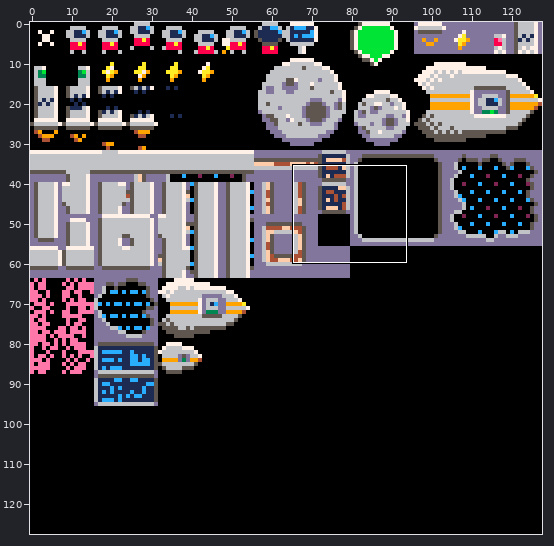
Edited in one commit: pixel-art file (res/moonshot.aseprite). Above, an overview of the earlier version with the close-up marked.
Close-up. Old version:
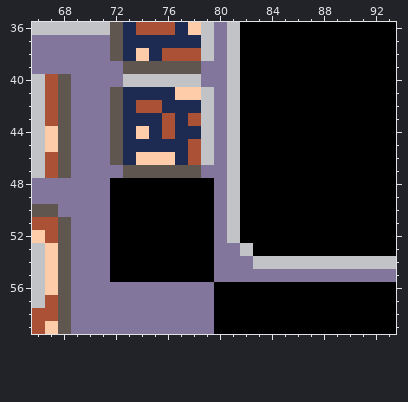
128x128 pixels, 1 frame. Shown: x 66..93, y 36..59. The commit also changed other parts of the picture, which this record leaves out.
New version:
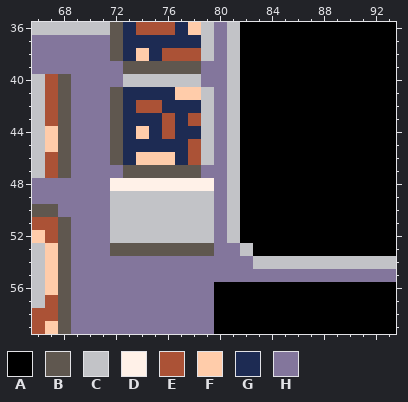
Palette (. is transparent): A #000000  B #5f574f  C #c2c3c7  D #fff1e8  E #ab5236  F #ffccaa  G #1d2b53  H #83769c
Change:
Layer "Layer 1":
y 48: x 72..79 AAAAAAAA -> DDDDDDDD
y 49..52: x 72..79 AAAAAAAA -> CCCCCCCC
y 53: x 72..79 AAAAAAAA -> BBBBBBBB
y 54..55: x 72..79 AAAAAAAA -> HHHHHHHH
